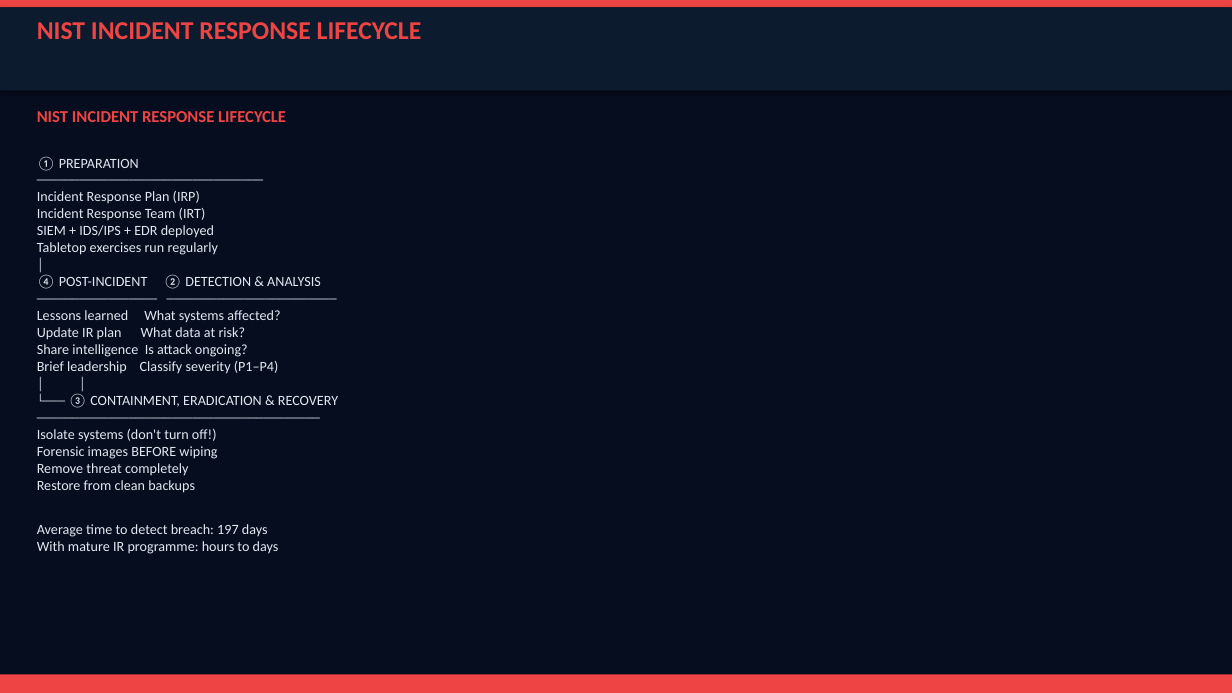
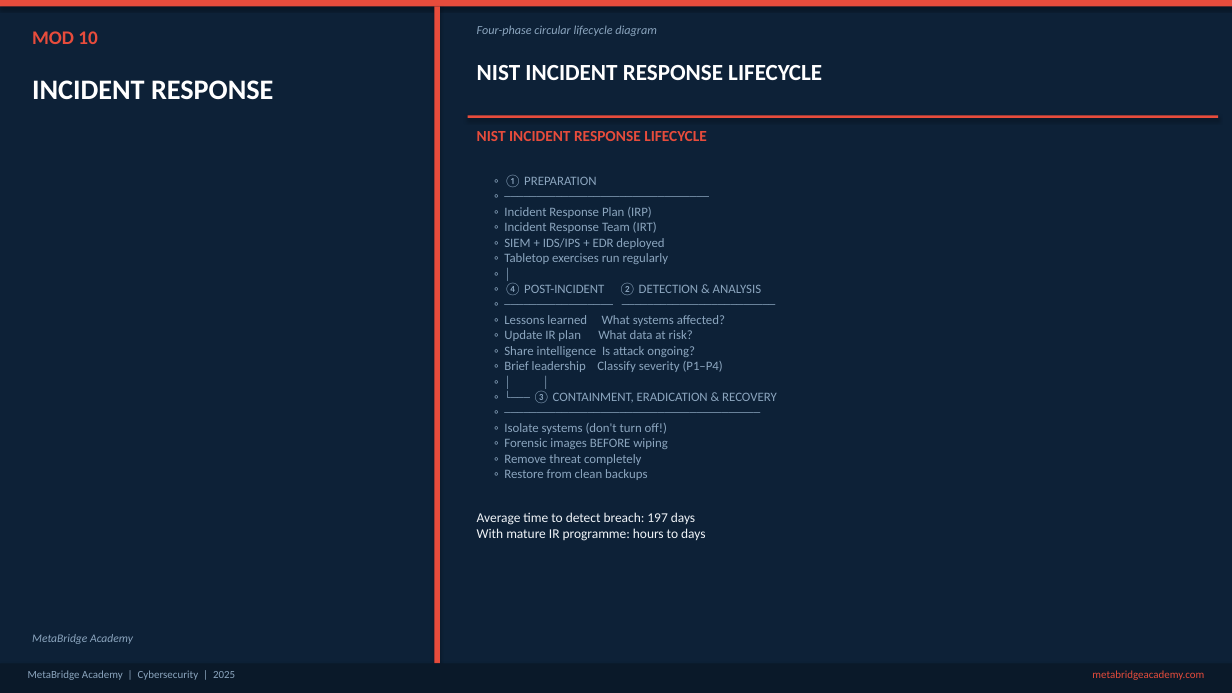
Before and after one commit to Gidoty/metabridge-website, a slide deck: slide 38 of exports/Cybersecurity-Slide-Deck.pptx (slide 39 before the commit). Drawn at 1232x693 pixels with LibreOffice and Linux fonts; fonts in the diff are those of the drawing. Boxes give left, top, right and bottom in pixels: in the first picture for what was removed or moved away, otherwise in the second. Text is boxed around its words. In the diff, an @@ line names an element or a change of style, - is before the commit and + after.

```diff
--- a/exports/Cybersecurity-Slide-Deck.pptx
+++ b/exports/Cybersecurity-Slide-Deck.pptx
@@ background #060D1E to #0D2137 @@
@@ rectangle at [0,0,1232,6]: fill #EF4444 to #E74C3C @@
@@ rectangle removed at [0,7,1232,91] @@
@@ rectangle added at [434,6,440,664], fill #E74C3C @@
@@ text added at [477,25,657,36], 9.5 pt, text #8BA5BE, italic @@
+Four-phase circular lifecycle diagram
@@ text added at [32,31,97,44], 15 pt, text #E74C3C, bold @@
+MOD 10
@@ text "NIST INCIDENT RESPONSE LIFECYCLE": place and size @@
-text "NIST INCIDENT RESPONSE LIFECYCLE" at [37,22,422,39]
+text "NIST INCIDENT RESPONSE LIFECYCLE" at [477,65,822,80]
@@ text "NIST INCIDENT RESPONSE LIFECYCLE" at [477,65,822,80]: size 20 to 18 pt, text colour #EF4444 to #FFFFFF @@
@@ text added at [32,80,273,99], 22 pt, text #FFFFFF, bold @@
+INCIDENT RESPONSE
@@ rectangle added at [468,116,1218,118], fill #E74C3C @@
@@ text "NIST INCIDENT RESPONSE LIFECYCLE": place and size @@
-text "NIST INCIDENT RESPONSE LIFECYCLE" at [37,111,338,554]
+text "NIST INCIDENT RESPONSE LIFECYCLE" at [477,131,777,541]
@@ text at [477,131,707,541]: size 13 to 12 pt, text colour #EF4444 to #E74C3C in "NIST INCIDENT RESPONSE LIFECYCLE"; size 11 to 10.5 pt, text colour #E2E8F0 to #F0F4F8 in "Average time to detect breach: 197 days", "With mature IR programme: hours to days" @@
@@ text at [504,175,777,480]: text changed; size 11 to 10 pt; text colour #E2E8F0 to #8BA5BE @@
-① PREPARATION
-────────────────────────────────
-Incident Response Plan (IRP)
-Incident Response Team (IRT)
-SIEM + IDS/IPS + EDR deployed
-Tabletop exercises run regularly
-│
-④ POST-INCIDENT ② DETECTION & ANALYSIS
-───────────────── ────────────────────────
-Lessons learned What systems affected?
-Update IR plan What data at risk?
-Share intelligence Is attack ongoing?
-Brief leadership Classify severity (P1–P4)
-│ │
-└─── ③ CONTAINMENT, ERADICATION & RECOVERY
-────────────────────────────────────────
-Isolate systems (don't turn off!)
-Forensic images BEFORE wiping
-Remove threat completely
-Restore from clean backups
+◦ ① PREPARATION
+◦ ────────────────────────────────
+◦ Incident Response Plan (IRP)
+◦ Incident Response Team (IRT)
+◦ SIEM + IDS/IPS + EDR deployed
+◦ Tabletop exercises run regularly
+◦ │
+◦ ④ POST-INCIDENT ② DETECTION & ANALYSIS
+◦ ───────────────── ────────────────────────
+◦ Lessons learned What systems affected?
+◦ Update IR plan What data at risk?
+◦ Share intelligence Is attack ongoing?
+◦ Brief leadership Classify severity (P1–P4)
+◦ │ │
+◦ └─── ③ CONTAINMENT, ERADICATION & RECOVERY
+◦ ────────────────────────────────────────
+◦ Isolate systems (don't turn off!)
+◦ Forensic images BEFORE wiping
+◦ Remove threat completely
+◦ Restore from clean backups
@@ text added at [32,634,133,644], 9 pt, text #8BA5BE, italic @@
+MetaBridge Academy
@@ rectangle: place and size @@
-rectangle at [0,675,1232,693]
+rectangle at [0,664,1232,693]
@@ rectangle at [0,664,1232,693]: fill #EF4444 to #0A1929 @@
@@ text added at [28,670,235,680], 8.5 pt, text #8BA5BE @@
+MetaBridge Academy | Cybersecurity | 2025
@@ text added at [1092,670,1204,680], 8.5 pt, text #E74C3C @@
+metabridgeacademy.com
```
Also in this commit, not shown: 49 other slides changed, 7 slides added, 8 slides removed, 25 other files.
